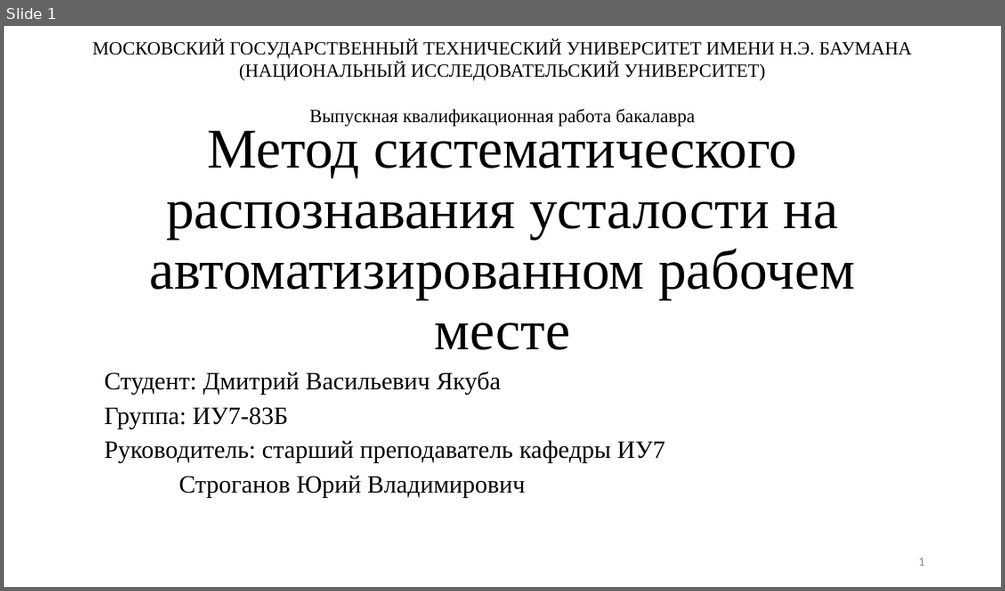
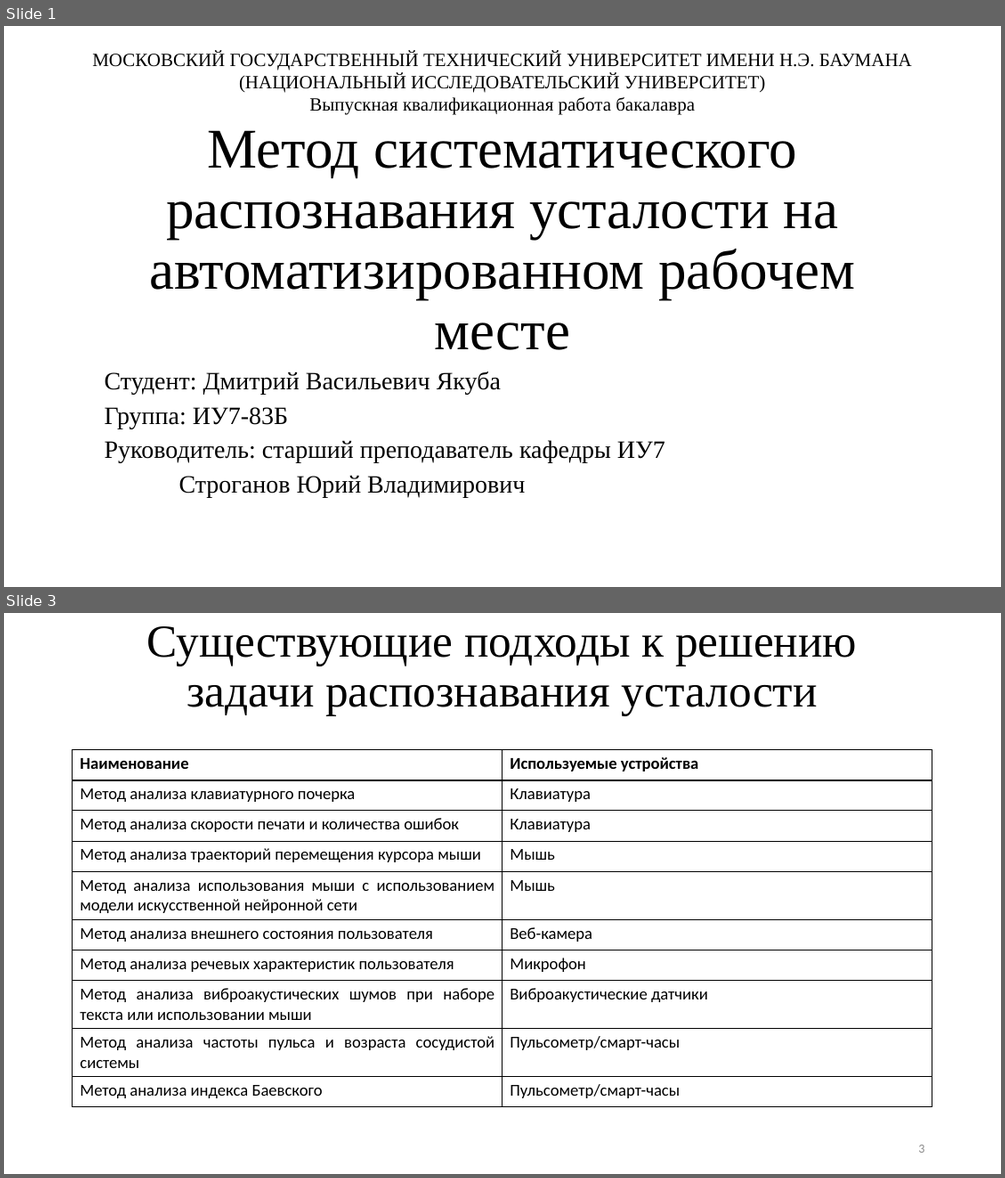
Before and after one commit to TheSawIsTheLaw/FatigueRecognitionSystem, a slide deck: Presentation/presentation.pptx. Shown one above the other, each under a label of ours: slide 1 before the commit, slides 1 and 3 after it; the slides between them are not shown. The pictures are 1005x591 and 1005x1178 pixels, drawn with LibreOffice and Linux fonts; fonts in the diff are those of the drawing. Boxes give left, top, right and bottom in pixels: in the first picture for what was removed or moved away, otherwise in the second. Text is boxed around its words. In the diff, an @@ line names an element or a change of style, - is before the commit and + after.

```diff
--- a/Presentation/presentation.pptx
+++ b/Presentation/presentation.pptx
@@ slide 3 added at bbox=[4, 613, 1001, 1174], background #FFFFFF @@
@@ title added at bbox=[147, 626, 857, 715], 44 pt, text #000000 @@
+Существующие подходы к решению задачи распознавания усталости
@@ table added at bbox=[73, 750, 933, 1104], 10 rows, 2 columns @@
+Наименование | Используемые устройства
+Метод анализа клавиатурного почерка | Клавиатура
+Метод анализа скорости печати и количества ошибок | Клавиатура
+Метод анализа траекторий перемещения курсора мыши | Мышь
+Метод анализа использования мыши с использованием модели искусственной нейронной сети | Мышь
+Метод анализа внешнего состояния пользователя | Веб-камера
+Метод анализа речевых характеристик пользователя | Микрофон
+Метод анализа виброакустических шумов при наборе текста или использовании мыши | Виброакустические датчики
+Метод анализа частоты пульса и возраста сосудистой системы | Пульсометр/смарт-часы
+Метод анализа индекса Баевского | Пульсометр/смарт-часы
@@ page number added at bbox=[918, 1144, 924, 1152], 12 pt, text #8C8C8C @@
+3
@@ slide 1 changed as well @@
@@ text "МОСКОВСКИЙ ГОСУДАРСТВЕННЫЙ ТЕХНИЧЕСКИЙ УНИВЕРСИТЕТ ИМЕНИ ..." rewrapped from bbox=[92, 40, 912, 126] to bbox=[92, 51, 912, 115] @@
@@ page number removed at bbox=[918, 557, 924, 565] @@
-1
```
Also in this commit, not shown: 3 other slides changed, 8 other slides added, 10 slides removed, 13 other files.
